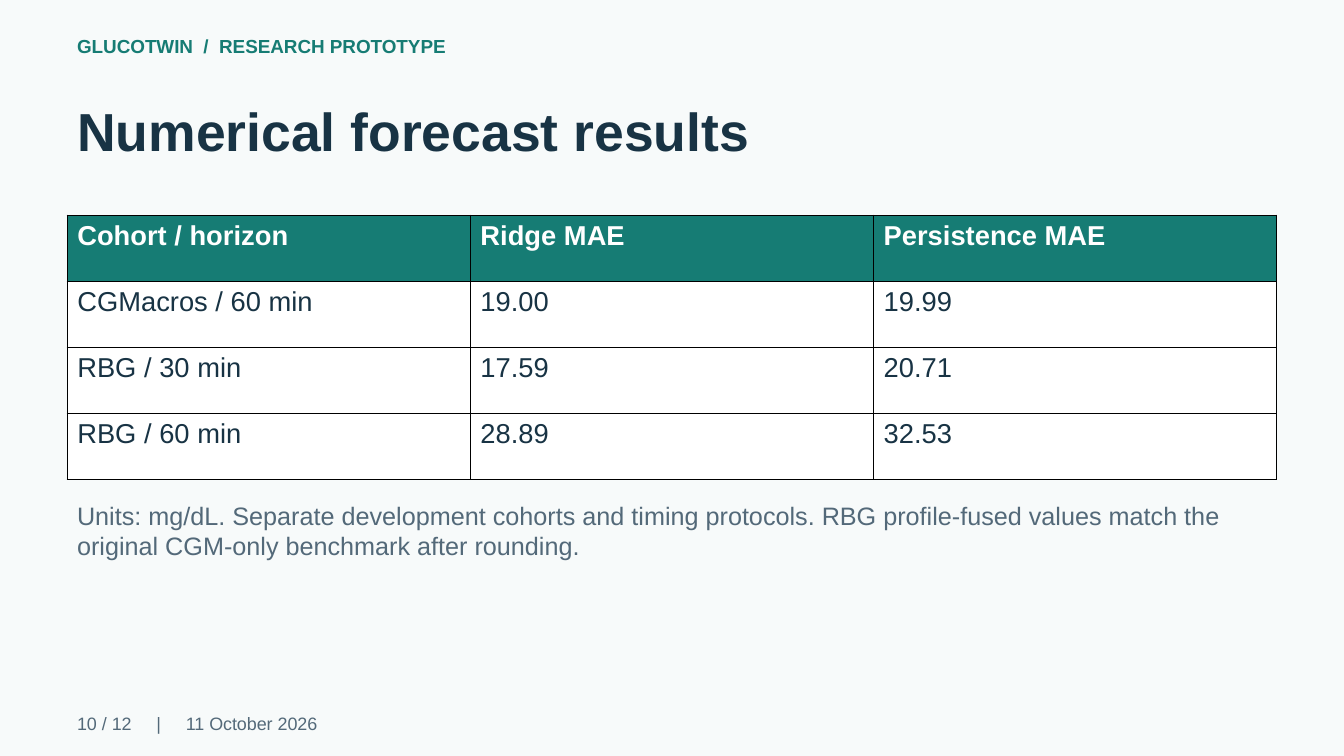
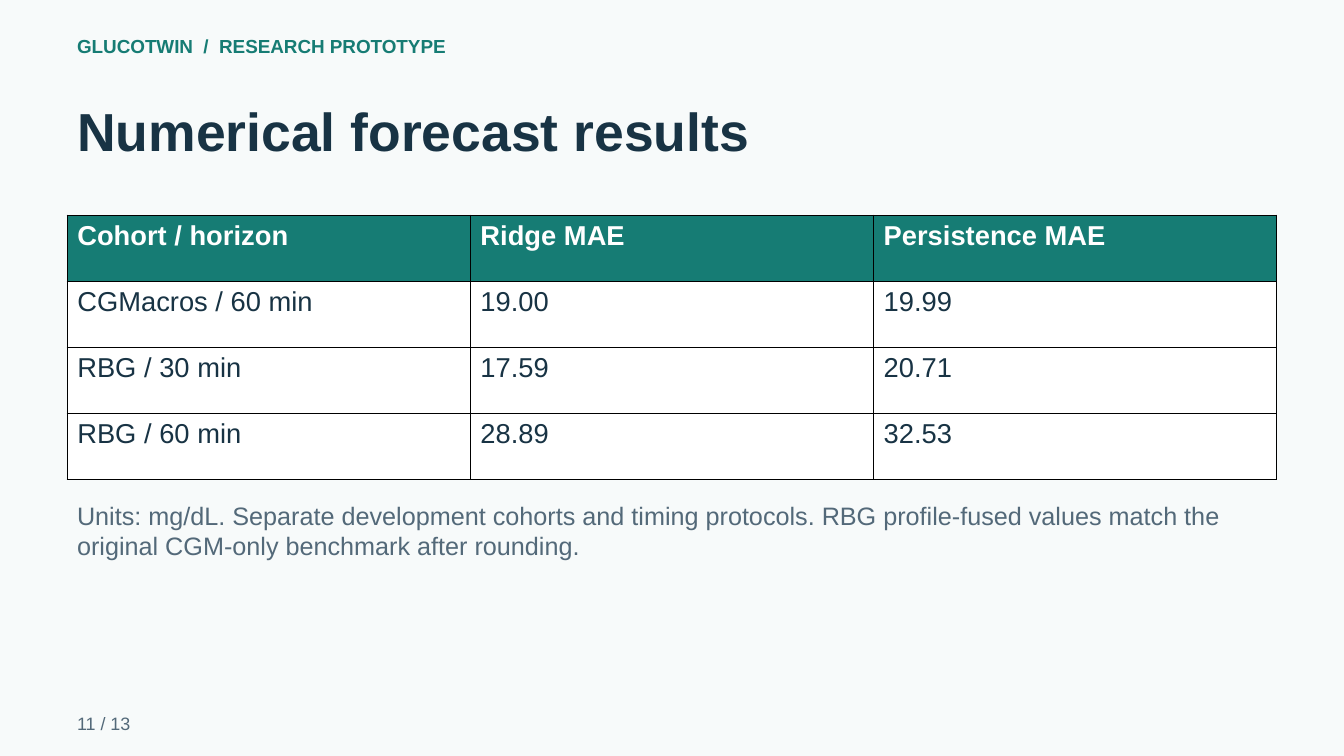
Before and after one commit to ArnavModi-MSIT/GlucoTwin, a slide deck: slide 11 of project/docs/delivery/GlucoTwin_Presentation.pptx (slide 10 before the commit). Drawn at 1344x756 pixels with LibreOffice and Linux fonts; fonts in the diff are those of the drawing. Boxes give left, top, right and bottom in pixels: in the first picture for what was removed or moved away, otherwise in the second. Text is boxed around its words. In the diff, an @@ line names an element or a change of style, - is before the commit and + after.

```diff
--- a/project/docs/delivery/GlucoTwin_Presentation.pptx
+++ b/project/docs/delivery/GlucoTwin_Presentation.pptx
@@ text at <box>77,717,130,730</box>: text changed @@
-10 / 12 | 11 October 2026
+11 / 13
```
Also in this commit, not shown: 8 other slides changed, 4 slides added, 3 slides removed, 4 other files.
